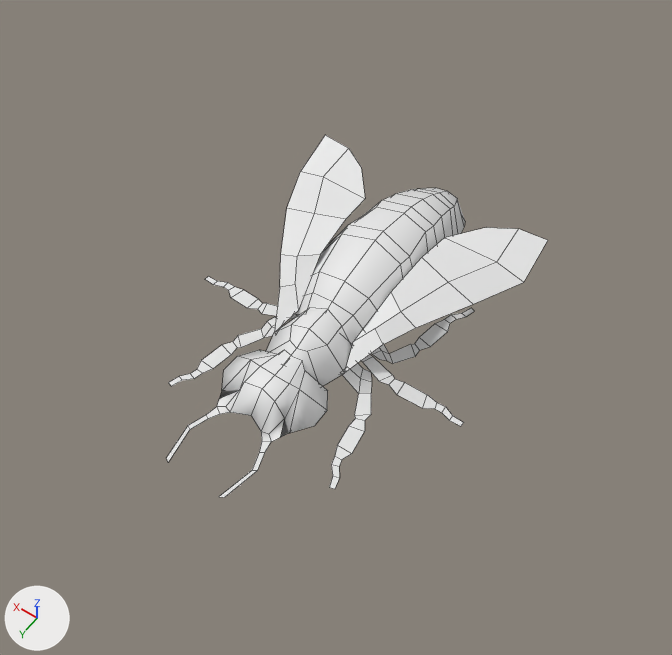
An edit to the COLLADA model Unity/Assets/Resources/Bee.dae, drawn before and after from the same camera.
The view is the same before and after, from a camera (50 mm lens) standing at (-1.49, 2.17, 3.35) and looking at (0.03, 0.04, 0.0). The axes (+X, +Y, +Z) are drawn at lower left. The lights are the same throughout. Mesh edges are drawn as thin lines. Materials are left out; every surface is plain grey. Where no turn or scale is listed for an object, it has been applied to the vertices.

The first picture shows 'Final'.
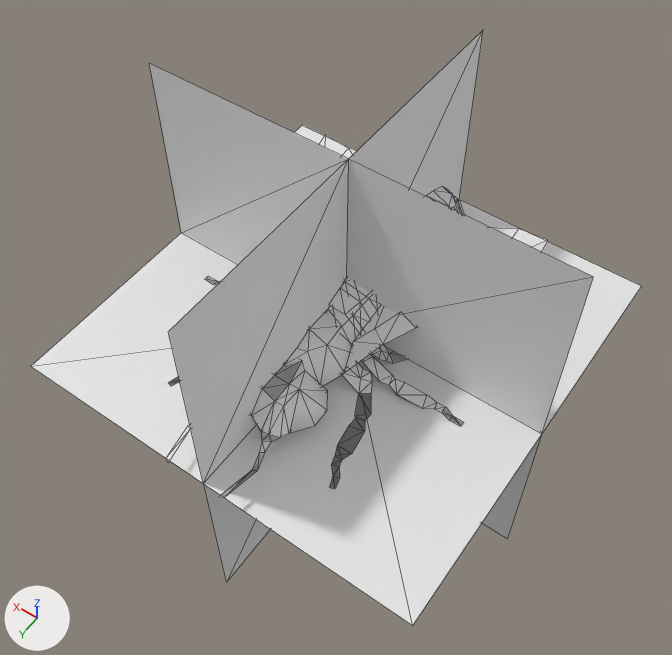
Pixel boxes (x1, y1, x2, y2) of what changed, in the pictures (672 x 655 px):
'Plane', added
    after: (31, 31, 641, 626)
'Head', added
    after: (222, 361, 304, 497)
'Abdomen', added
    after: (329, 186, 461, 333)
'Wing_L', added
    after: (344, 229, 547, 373)
'Leg_FL', added
    after: (329, 385, 371, 489)
'Wing_R', added
    after: (319, 136, 353, 159)
'Leg_RL', added
    after: (389, 352, 406, 363)
'Leg_ML', added
    after: (442, 409, 462, 426)
'Leg_MR', added
    after: (205, 276, 219, 285)
'Leg_FR', added
    after: (169, 377, 179, 386)
'Final', unchanged, covered by the edit
    both: (167, 135, 548, 497)

Patch to the scene script:
```diff
--- a/Unity/Assets/Resources/Bee.dae.py
+++ b/Unity/Assets/Resources/Bee.dae.py
@@ me_plane_006 @@
+me_plane_006.from_pydata(...)  # 19 vertices, 24 faces; spans x -1.0..1.0, y -1.0..1.0, z -1.0..1.0
@@ me_plane_004 @@
+me_plane_004.from_pydata(...)  # 25 vertices, 24 faces; spans x -0.209..0.063, y -0.012..0.52, z 0.0..0.103
@@ me_plane_005 @@
+me_plane_005.from_pydata(...)  # 22 vertices, 20 faces; spans x -0.209..0.014, y -0.012..0.52, z 0.0..0.092
@@ me_plane @@
+me_plane.from_pydata(...)  # 25 vertices, 28 faces; spans x -0.241..0.0, y -0.128..0.53, z 0.0..0.104
@@ me_plane_003 @@
+me_plane_003.from_pydata(...)  # 16 vertices, 18 faces; spans x -0.437..0.027, y -0.87..0.093, z -0.106..0.143
@@ me_plane_001 @@
+me_plane_001.from_pydata(...)  # 36 vertices, 44 faces; spans x -0.269..0.0, y -0.865..0.132, z 0.0..0.208
@@ ob_plane @@
+ob_plane = bpy.data.objects.new('Plane', me_plane_006)
+ob_plane.location = (0.0, 0.0, 0.0)
@@ ob_leg_fr @@
+ob_leg_fr = bpy.data.objects.new('Leg_FR', me_plane_004)
+ob_leg_fr.location = (0.237, 0.2, 0.0)
+ob_leg_fr.scale = (-1.0, 1.0, 1.0)
@@ ob_leg_rl @@
+ob_leg_rl = bpy.data.objects.new('Leg_RL', me_plane_004)
+ob_leg_rl.location = (-0.227, 0.101, 0.0)
+ob_leg_rl.scale = (1.0, -1.0, 1.0)
@@ ob_leg_mr @@
+ob_leg_mr = bpy.data.objects.new('Leg_MR', me_plane_005)
+ob_leg_mr.location = (0.153, 0.133, 0.0)
+ob_leg_mr.rotation_euler = (0.0, 0.0, -1.902)  # degrees (0, 0, -109)
@@ ob_leg_ml @@
+ob_leg_ml = bpy.data.objects.new('Leg_ML', me_plane_005)
+ob_leg_ml.location = (-0.153, 0.133, 0.0)
+ob_leg_ml.rotation_euler = (0.0, 0.0, -1.239)  # degrees (0, 0, -71)
+ob_leg_ml.scale = (1.0, -1.0, 1.0)
@@ ob_leg_fl @@
+ob_leg_fl = bpy.data.objects.new('Leg_FL', me_plane_004)
+ob_leg_fl.location = (-0.237, 0.2, 0.0)
@@ ob_head @@
+ob_head = bpy.data.objects.new('Head', me_plane)
+ob_head.location = (0.0, 0.515, 0.1)
@@ ob_wing_r @@
+ob_wing_r = bpy.data.objects.new('Wing_R', me_plane_003)
+ob_wing_r.location = (0.174, 0.192, 0.207)
+ob_wing_r.scale = (-1.0, 1.0, 1.0)
@@ ob_wing_l @@
+ob_wing_l = bpy.data.objects.new('Wing_L', me_plane_003)
+ob_wing_l.location = (-0.174, 0.192, 0.207)
@@ ob_abdomen @@
+ob_abdomen = bpy.data.objects.new('Abdomen', me_plane_001)
+ob_abdomen.location = (0.0, 0.0, 0.172)
```
